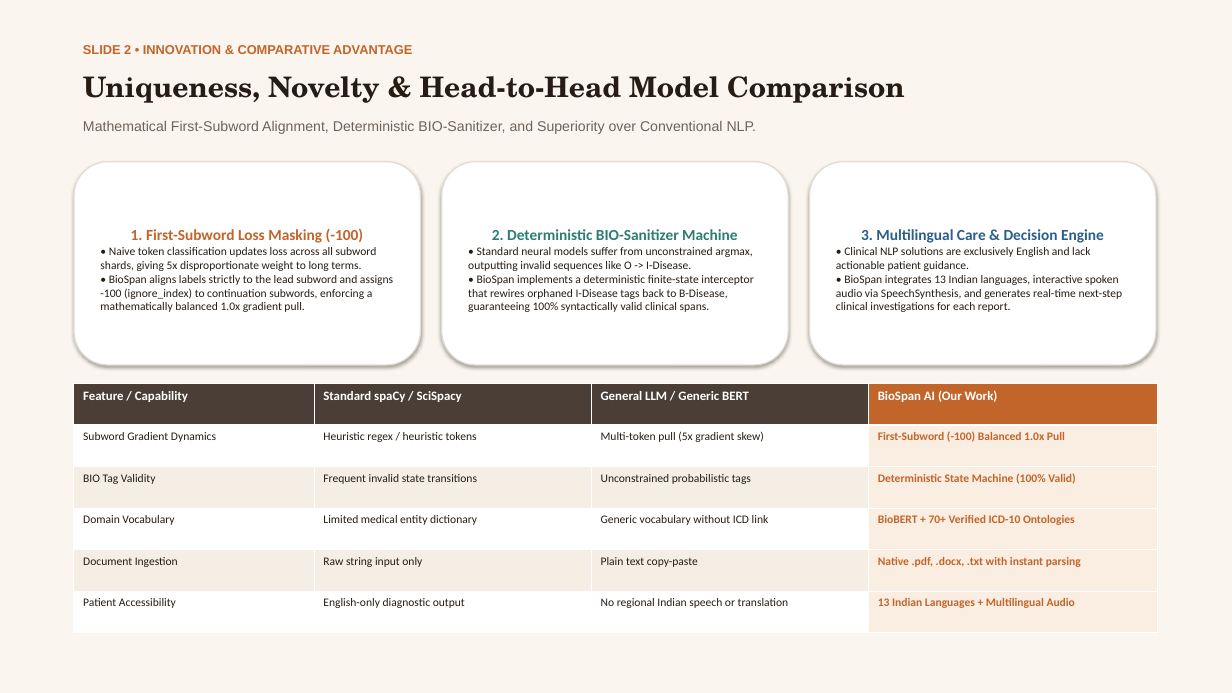
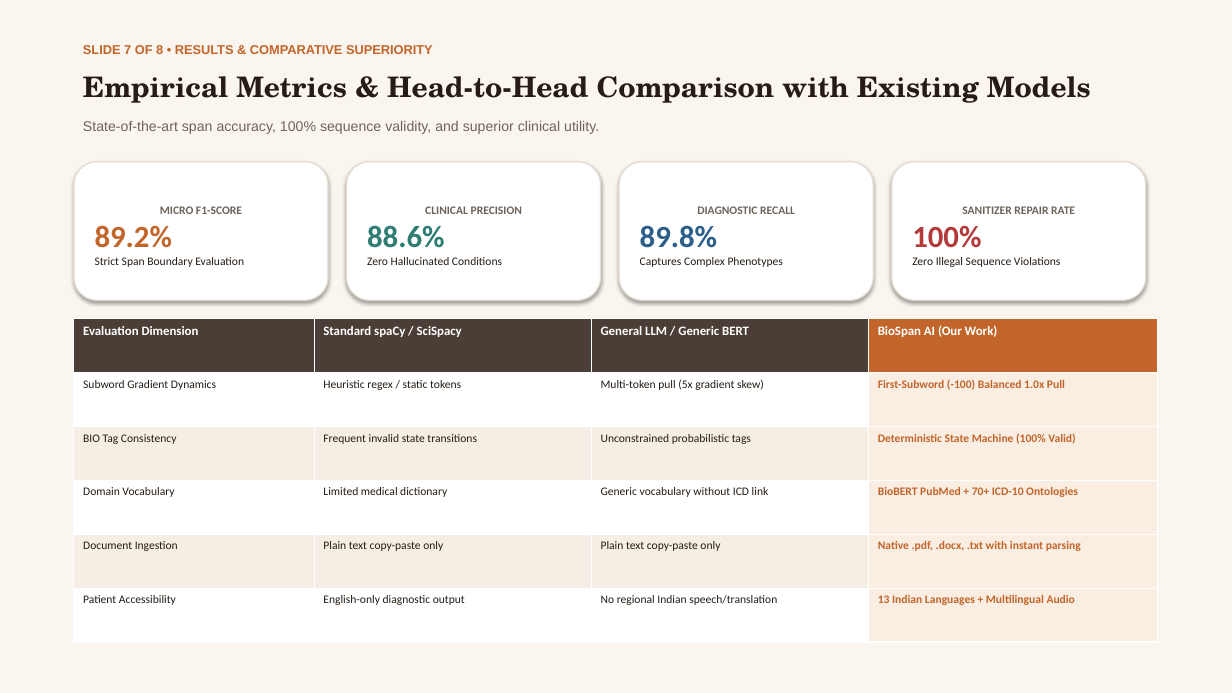
Before and after one commit to Tannishtha3183/Neural_Nexus, a slide deck: slide 7 of BioSpan_AI_Presentation.pptx (slide 2 before the commit). Drawn at 1232x693 pixels with LibreOffice and Linux fonts; fonts in the diff are those of the drawing. Boxes give left, top, right and bottom in pixels: in the first picture for what was removed or moved away, otherwise in the second. Text is boxed around its words. In the diff, an @@ line names an element or a change of style, - is before the commit and + after.

```diff
--- a/BioSpan_AI_Presentation.pptx
+++ b/BioSpan_AI_Presentation.pptx
@@ text at <box>83,44,433,57</box>: text changed @@
-SLIDE 2 • INNOVATION & COMPARATIVE ADVANTAGE
+SLIDE 7 OF 8 • RESULTS & COMPARATIVE SUPERIORITY
@@ text at <box>83,76,1091,103</box>: text changed @@
-Uniqueness, Novelty & Head-to-Head Model Comparison
+Empirical Metrics & Head-to-Head Comparison with Existing Models
@@ text at <box>83,121,599,134</box>: text changed @@
-Mathematical First-Subword Alignment, Deterministic BIO-Sanitizer, and Superiority over Conventional NLP.
+State-of-the-art span accuracy, 100% sequence validity, and superior clinical utility.
@@ rounded rectangle "MICRO F1-SCORE": place and size @@
-rounded rectangle "MICRO F1-SCORE" at <box>74,162,421,365</box>
+rounded rectangle "MICRO F1-SCORE" at <box>74,162,328,300</box>
@@ rounded rectangle "CLINICAL PRECISION": place and size @@
-rounded rectangle "CLINICAL PRECISION" at <box>442,162,788,365</box>
+rounded rectangle "CLINICAL PRECISION" at <box>347,162,601,300</box>
@@ rounded rectangle added at <box>619,162,873,300</box>, fill #FFFFFF, outline #E5DCD0 1 pt, 9 pt, text #261C14 @@
+DIAGNOSTIC RECALL
+89.8%
+Captures Complex Phenotypes
@@ rounded rectangle removed at <box>810,162,1156,365</box> @@
-3. Multilingual Care & Decision Engine
-• Clinical NLP solutions are exclusively English and lack actionable patient guidance.
-• BioSpan integrates 13 Indian languages, interactive spoken audio via SpeechSynthesis, and generates real-time next-step clinical investigations for each report.
@@ rounded rectangle added at <box>892,162,1146,300</box>, fill #FFFFFF, outline #E5DCD0 1 pt, 9 pt, text #261C14 @@
+SANITIZER REPAIR RATE
+100%
+Zero Illegal Sequence Violations
@@ text in rounded rectangle at <box>95,206,244,267</box>: text changed @@
-1. First-Subword Loss Masking (-100)
-• Naive token classification updates loss across all subword shards, giving 5x disproportionate weight to long terms.
-• BioSpan aligns labels strictly to the lead subword and assigns -100 (ignore_index) to continuation subwords, enforcing a mathematically balanced 1.0x gradient pull.
+MICRO F1-SCORE
+89.2%
+Strict Span Boundary Evaluation
@@ text in rounded rectangle at <box>367,206,522,265</box>: text changed @@
-2. Deterministic BIO-Sanitizer Machine
-• Standard neural models suffer from unconstrained argmax, outputting invalid sequences like O -> I-Disease.
-• BioSpan implements a deterministic finite-state interceptor that rewires orphaned I-Disease tags back to B-Disease, guaranteeing 100% syntactically valid clinical spans.
+CLINICAL PRECISION
+88.6%
+Zero Hallucinated Conditions
@@ table at <box>74,319,1158,642</box> @@
-row 1, column 1: Feature / Capability
+row 1, column 1: Evaluation Dimension
-row 2, column 2: Heuristic regex / heuristic tokens
+row 2, column 2: Heuristic regex / static tokens
-row 3, column 1: BIO Tag Validity
+row 3, column 1: BIO Tag Consistency
-row 4, column 2: Limited medical entity dictionary
+row 4, column 2: Limited medical dictionary
-row 4, column 4: BioBERT + 70+ Verified ICD-10 Ontologies
+row 4, column 4: BioBERT PubMed + 70+ ICD-10 Ontologies
-row 5, column 2: Raw string input only
+row 5, column 2: Plain text copy-paste only
-row 5, column 3: Plain text copy-paste
+row 5, column 3: Plain text copy-paste only
-row 6, column 3: No regional Indian speech or translation
+row 6, column 3: No regional Indian speech/translation
@@ table: place and size @@
-table at <box>74,384,1158,633</box>
+table at <box>74,319,1158,642</box>
```
Also in this commit, not shown: 2 other slides changed, 5 slides added.
